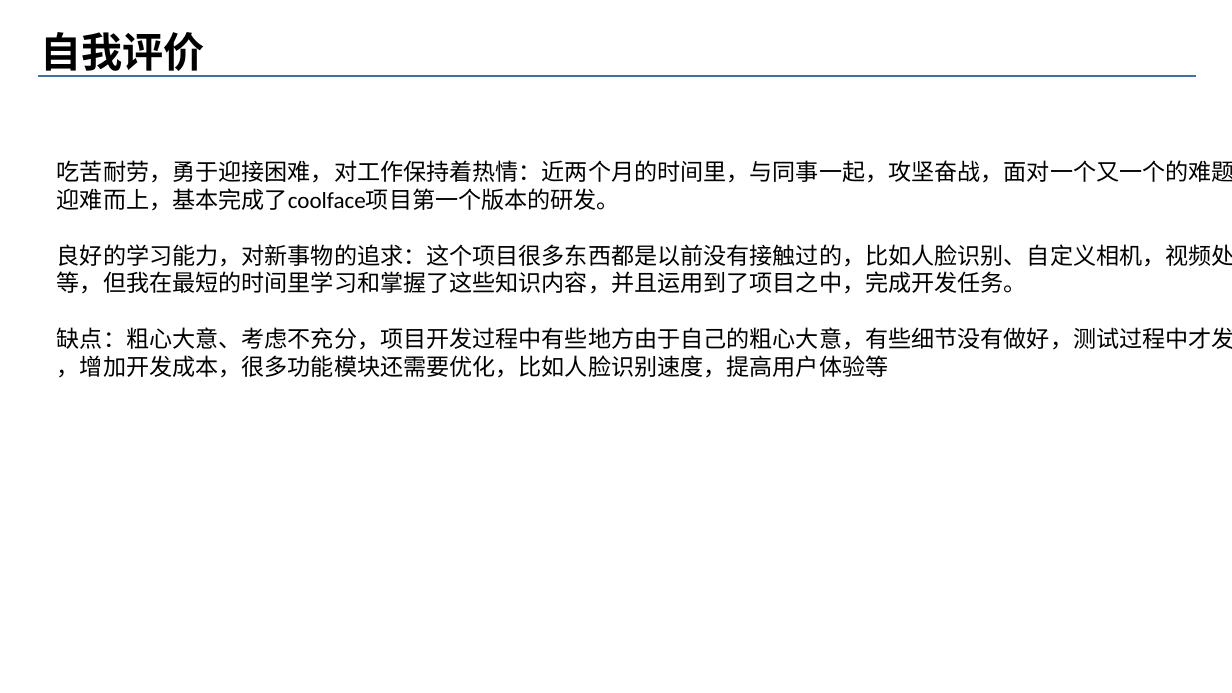
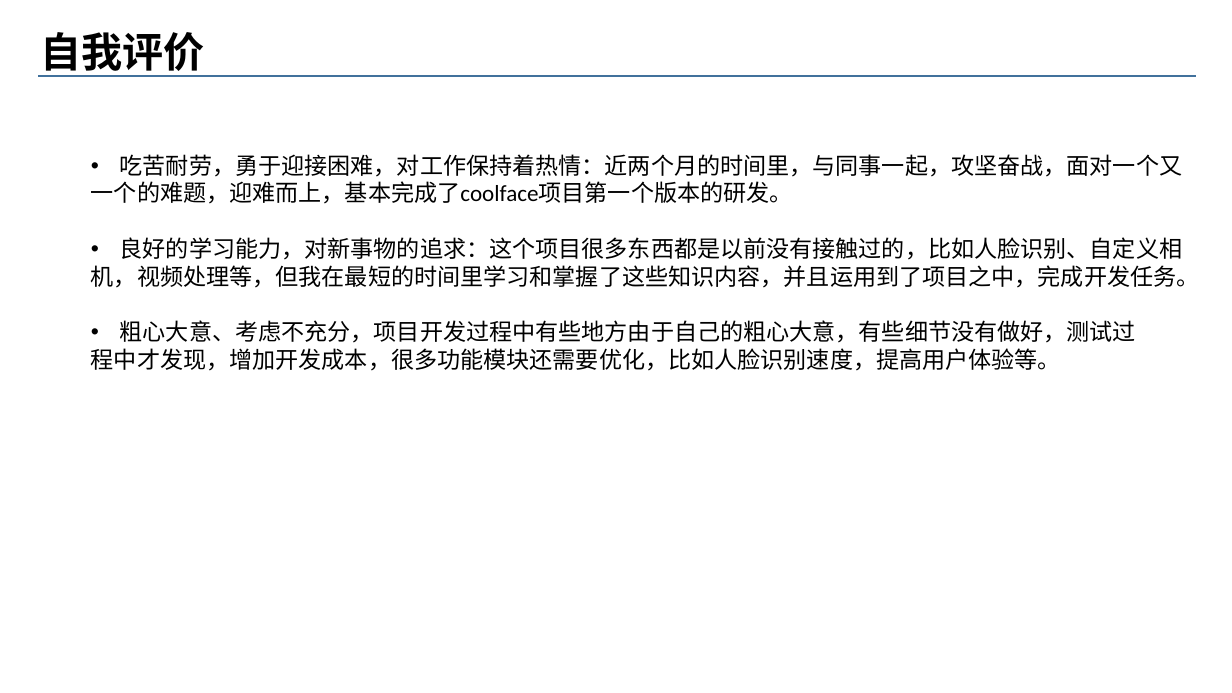
Before and after one commit to strivellj/ttt, a slide deck: slide 10 of 转正答辩/新员工转正答辩-名字.ppt (slide 7 before the commit). Drawn at 1232x693 pixels with LibreOffice and Linux fonts; fonts in the diff are those of the drawing; background and template pictures are left out. Boxes give left, top, right and bottom in pixels: in the first picture for what was removed or moved away, otherwise in the second. Text is boxed around its words. In the diff, an @@ line names an element or a change of style, - is before the commit and + after.

Commit message:
初步完成了ppt

```diff
--- a/转正答辩/新员工转正答辩-名字.ppt
+++ b/转正答辩/新员工转正答辩-名字.ppt
@@ text at [91,154,1200,371]: text changed @@
-吃苦耐劳，勇于迎接困难，对工作保持着热情：近两个月的时间里，与同事一起，攻坚奋战，面对一个又一个的难题，
-迎难而上，基本完成了coolface项目第一个版本的研发。
-良好的学习能力，对新事物的追求：这个项目很多东西都是以前没有接触过的，比如人脸识别、自定义相机，视频处理
-等，但我在最短的时间里学习和掌握了这些知识内容，并且运用到了项目之中，完成开发任务。
-缺点：粗心大意、考虑不充分，项目开发过程中有些地方由于自己的粗心大意，有些细节没有做好，测试过程中才发现
-，增加开发成本，很多功能模块还需要优化，比如人脸识别速度，提高用户体验等
+• 吃苦耐劳，勇于迎接困难，对工作保持着热情：近两个月的时间里，与同事一起，攻坚奋战，面对一个又
+一个的难题，迎难而上，基本完成了coolface项目第一个版本的研发。
+• 良好的学习能力，对新事物的追求：这个项目很多东西都是以前没有接触过的，比如人脸识别、自定义相
+机，视频处理等，但我在最短的时间里学习和掌握了这些知识内容，并且运用到了项目之中，完成开发任务。
+• 粗心大意、考虑不充分，项目开发过程中有些地方由于自己的粗心大意，有些细节没有做好，测试过
+程中才发现，增加开发成本，很多功能模块还需要优化，比如人脸识别速度，提高用户体验等。
```
Also in this commit, not shown: 5 other slides changed, 3 slides added, 19 other files.
